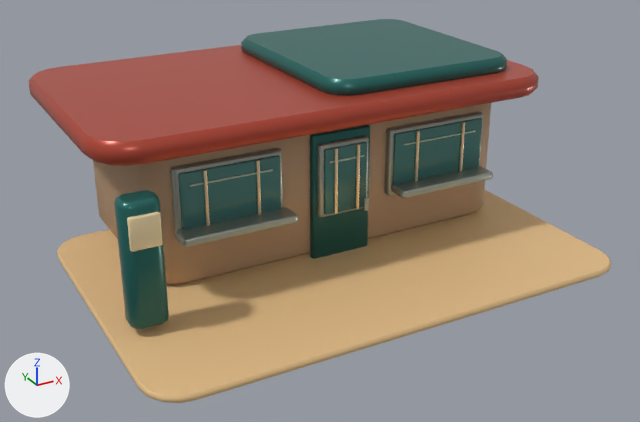
An edit to the glTF model assets/models/desert/drive_through.glb, drawn before and after from the same camera.
Both versions are drawn from a 50 mm lens placed at (-5.6, -10.95, 5.68), pointed at (-0.09, -0.94, 0.68). Lighting does not change. The marker at lower left points along +X, +Y and +Z. The older version comes first. Vertices at exactly the same position are counted once.

In view in the first picture: 'DriveThrough'.
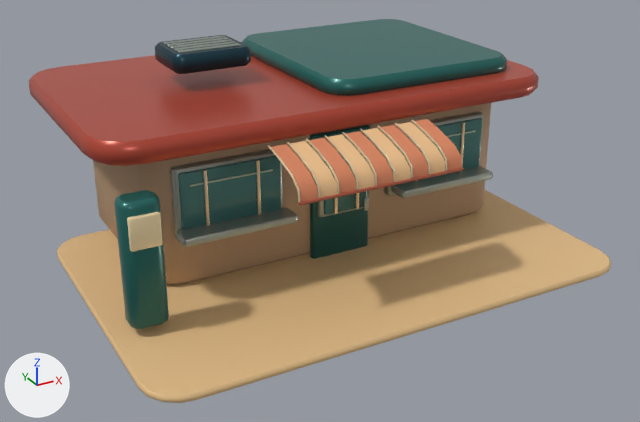
Changed parts and their boxes (x1, y1, x2, y2) in the pictures (640 x 422 px):
part 1 of me_drivethrough, added: after (298, 167, 464, 206)
part 2 of me_drivethrough, added: after (163, 36, 225, 45)
part 3 of me_drivethrough, added: after (167, 37, 229, 47)
part 4 of me_drivethrough, added: after (170, 39, 233, 49)
part 5 of me_drivethrough, added: after (174, 41, 237, 51)
part 6 of me_drivethrough, added: after (177, 43, 241, 53)
part 7 of me_drivethrough, added (beige): after (268, 119, 462, 202)
part 8 of me_drivethrough, added: after (155, 35, 251, 74)

Diff of the bpy script that builds the scene:
```diff
--- a/assets/models/desert/drive_through.glb.py
+++ b/assets/models/desert/drive_through.glb.py
@@ me_drivethrough @@
 # used by ob_drivethrough; location = (0.0, 0.0, 0.0)
-me_drivethrough.from_pydata(...)  # 1856 vertices, 3612 faces; spans x -3.42..3.42, y -3.38..2.18, z -0.01..2.59
+me_drivethrough.from_pydata(...)  # 2625 vertices, 4978 faces; spans x -3.42..3.42, y -3.38..2.18, z -0.01..2.91
+# me_drivethrough part 1: a new loose piece, a 7-sided cylinder along x spanning x -1.31..1.01, y -2.683..-2.647, z 1.666..1.704, in mat_paint
+# me_drivethrough part 2: the loose piece of 72 vertices spanning x -2.28..-0.76, y -1.18..-1.04, z 0.78..1.78 is copied, and the copy is scaled about its middle by (0.604, 0.713, 0.0275), then moved by (0.32, 1.77, 1.61); it spans x -1.65..-0.75, y 0.62..0.7, z 2.87..2.91
+# me_drivethrough part 3: the loose piece of 72 vertices spanning x -2.09..-0.95, y -1.25..-1.22, z 1.54..1.57 is copied, and the copy is scaled about its middle by (0.778, 3.52, 1.36), then moved by (0.32, 1.76, 1.34), in mat_metal; it spans x -1.65..-0.75, y 0.49..0.57, z 2.87..2.91
+# me_drivethrough part 4: the loose piece of 72 vertices spanning x -2.09..-0.95, y -1.25..-1.22, z 1.54..1.57 is copied, and the copy is scaled about its middle by (0.778, 3.52, 1.36), then moved by (0.32, 1.62, 1.34), in mat_metal; it spans x -1.65..-0.75, y 0.35..0.43, z 2.87..2.91
+# me_drivethrough part 5: the loose piece of 72 vertices spanning x -2.28..-0.76, y -1.18..-1.04, z 0.78..1.78 is copied, and the copy is scaled about its middle by (0.604, 0.713, 0.0275), then moved by (0.32, 1.36, 1.61); it spans x -1.65..-0.75, y 0.21..0.29, z 2.87..2.91
+# me_drivethrough part 6: the loose piece of 72 vertices spanning x -2.09..-0.95, y -1.25..-1.22, z 1.54..1.57 is copied, and the copy is scaled about its middle by (0.778, 3.52, 1.36), then moved by (0.32, 1.35, 1.34), in mat_metal; it spans x -1.65..-0.75, y 0.08..0.16, z 2.87..2.91
+# me_drivethrough part 7: 315 vertices added at x -1.32..1.0, y -2.67..-1.87, z 1.69..2.15
+# me_drivethrough part 8: 80 vertices added at x -1.76..-0.64, y -0.08..0.86, z 2.63..2.89
 me_drivethrough.materials.append(mat_ceramic)
```
